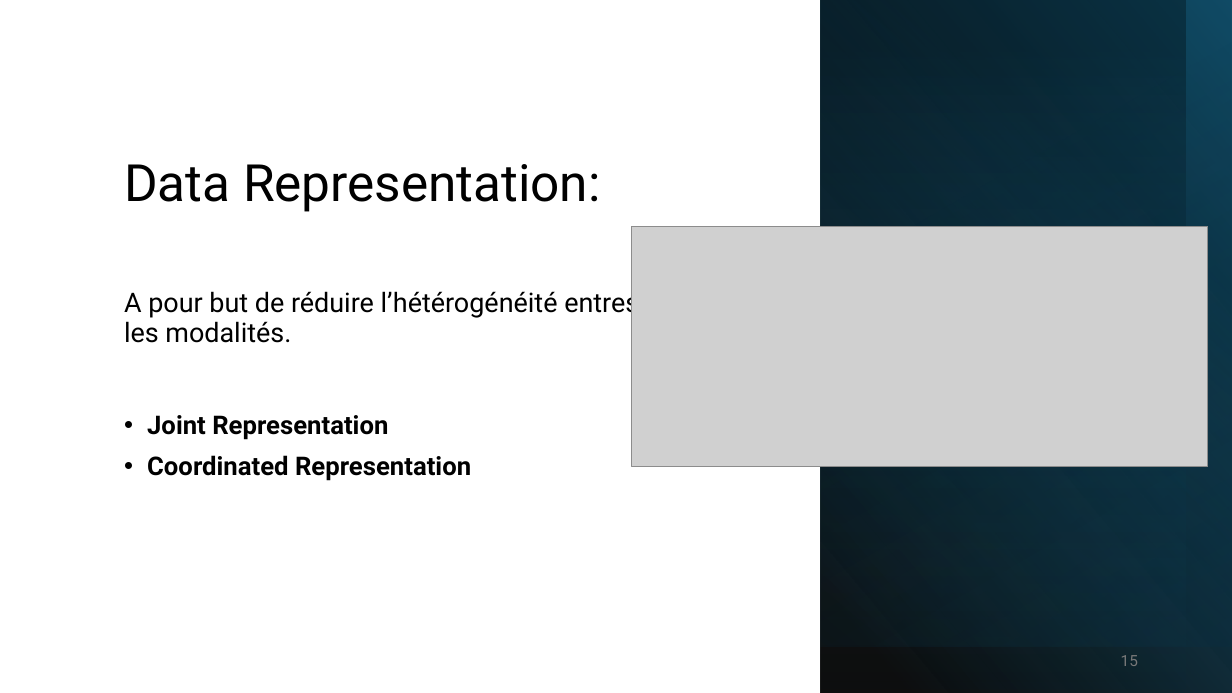
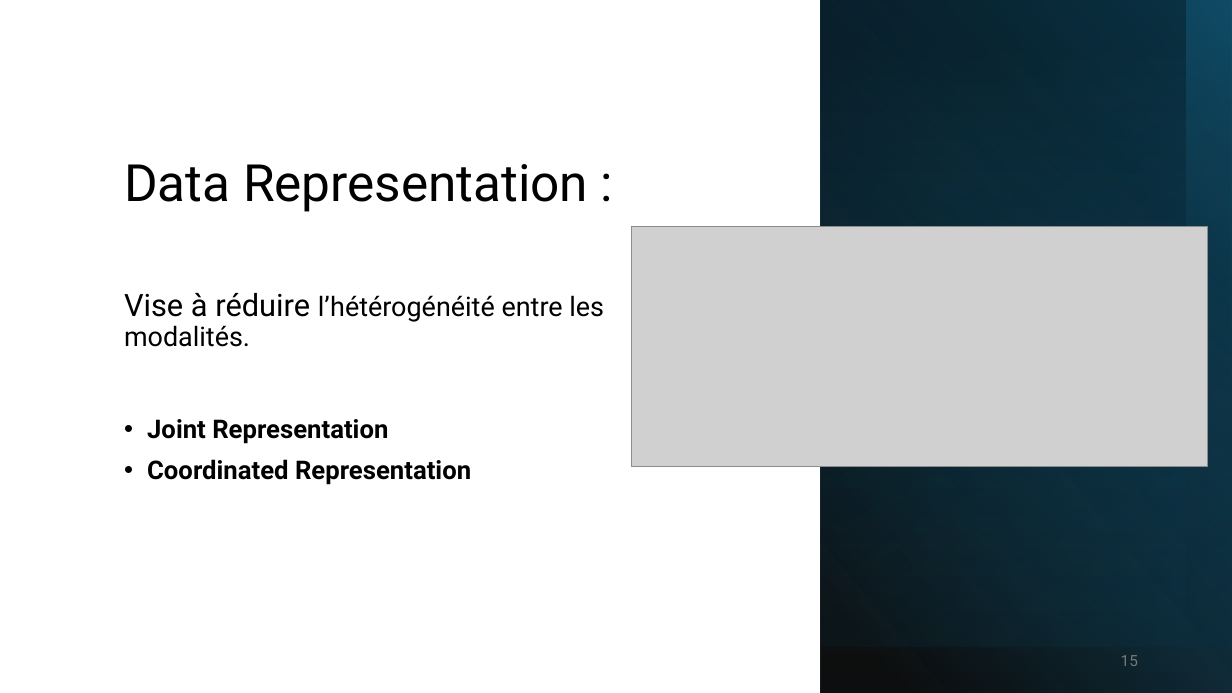
Before and after one commit to IzowRM/Stage-Cetic, a slide deck: slide 15 of Doc Slide/Presentation_du_27_01.pptx. Drawn at 1232x693 pixels with LibreOffice and Linux fonts; fonts in the diff are those of the drawing; grey boxes stand for pictures. Boxes give left, top, right and bottom in pixels: in the first picture for what was removed or moved away, otherwise in the second. Text is boxed around its words. In the diff, an @@ line names an element or a change of style, - is before the commit and + after.

```diff
--- a/Doc Slide/Presentation_du_27_01.pptx
+++ b/Doc Slide/Presentation_du_27_01.pptx
@@ title at (x1=124, y1=164, x2=588, y2=212): spaces changed @@
-Data Representation:
+Data Representation :
@@ text at (x1=124, y1=293, x2=604, y2=347): text changed @@
-A pour but de réduire l’hétérogénéité entres les modalités.
+Vise à réduire l’hétérogénéité entre les modalités.
```
Also in this commit, not shown: 13 other slides changed, 7 other files.
